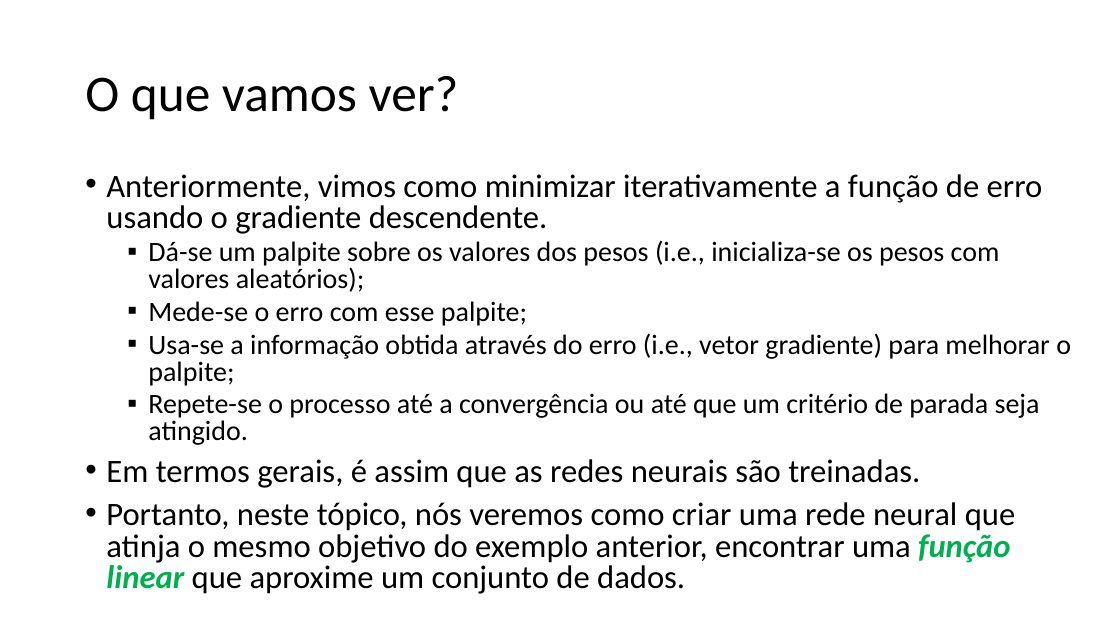
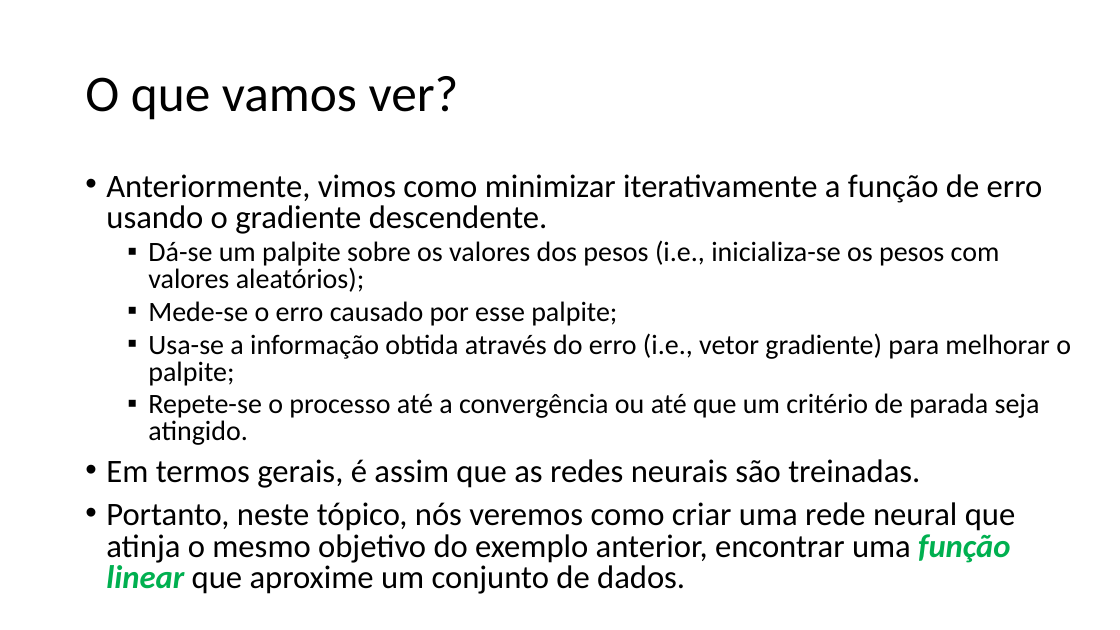
Before and after one commit to zz4fap/tp557-iot-ml, a slide deck: slide 2 of slides/TP557_7_Regressão_com_DNNs_parte_I.pptx. Drawn at 1120x630 pixels with LibreOffice and Linux fonts; fonts in the diff are those of the drawing. Boxes give left, top, right and bottom in pixels: in the first picture for what was removed or moved away, otherwise in the second. Text is boxed around its words. In the diff, an @@ line names an element or a change of style, - is before the commit and + after.

```diff
--- a/slides/TP557_7_Regressão_com_DNNs_parte_I.pptx
+++ b/slides/TP557_7_Regressão_com_DNNs_parte_I.pptx
@@ text at <box>148,301,617,326</box>: text changed @@
-  ▪ Mede-se o erro com esse palpite;
+  ▪ Mede-se o erro causado por esse palpite;
```
Also in this commit, not shown: 4 other slides changed, 2 other files.
